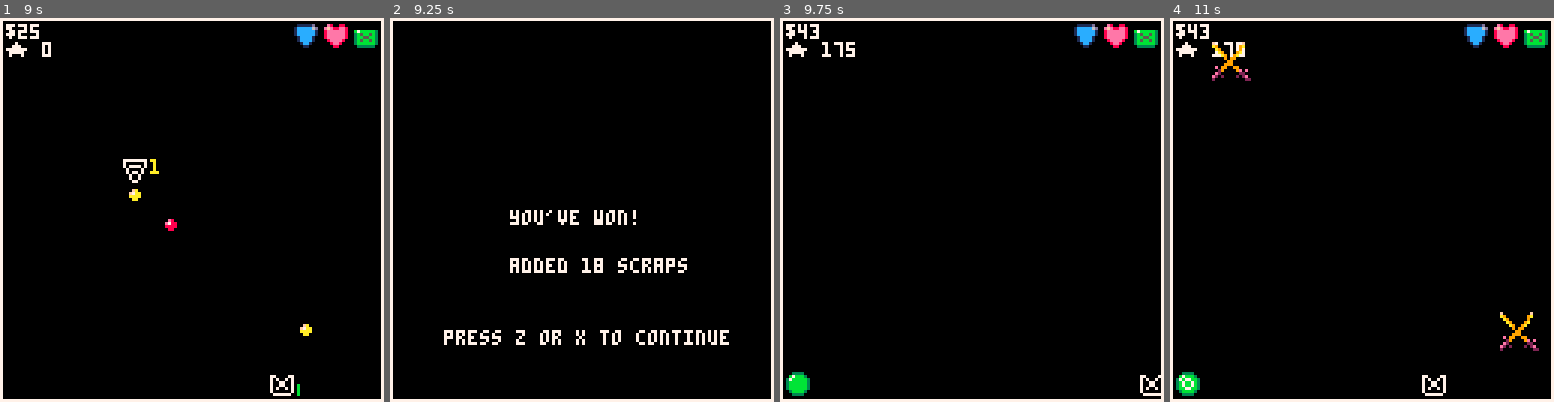
Above: before the commit, frames 1-4 (left to right).
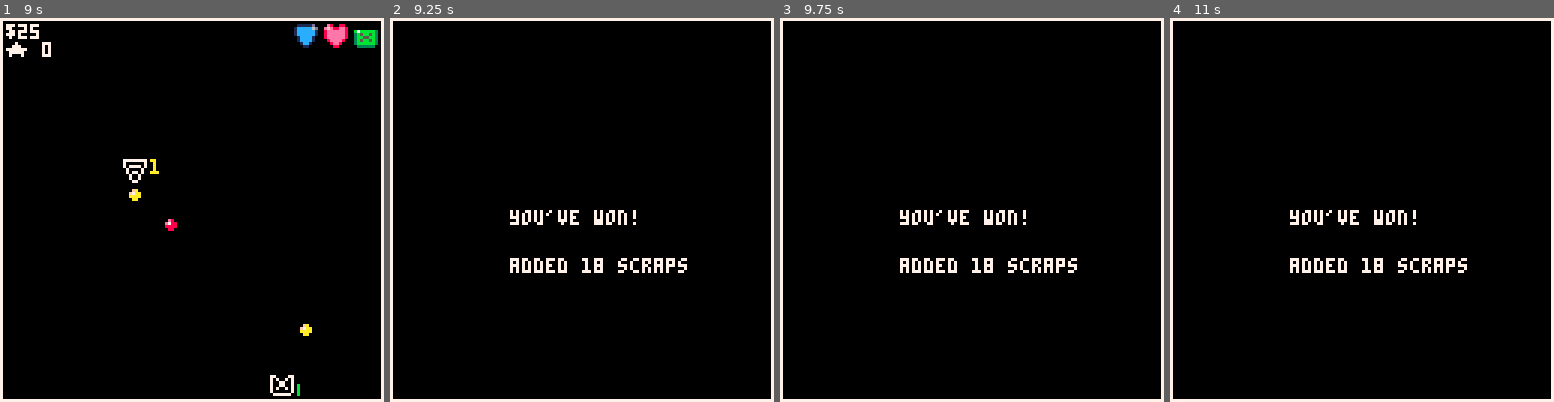
Above: after the commit, the same moments.

Repository: NinetiesPaul/Orion-s-Defender
Game: PICO-8 cartridge orionsdefender.p8
The game is run twice, just before and just after one commit, with the same random seed, the same clock (stepped at 60 frames per second) and the same inputs.
Inputs:
- Up to frame 1 (9 s): tap X (X key) at 0.33, 1.07, 1.85, 2.97, 4.08, 5.2, 6.32, 7.43, 8.55 s; tap O (Z key) at 0.7, 1.7, 2.1, 2.5, 2.9, 3.3, 3.7, 4.1, 4.5, 4.9, 5.3, 5.7, 6.1, 6.5, 6.9, 7.3, 7.7, 8.1, 8.5, 8.9 s; hold Right 1.6-2.1 s; hold Up 2.15-2.42 s; hold Right 2.47-3.03 s; hold Left 3.08-3.58 s; hold Down 3.63-3.97 s; hold Right 4.02-4.68 s; hold Up 4.73-5.03 s; hold Left 5.08-5.68 s; hold Down 5.73-6.03 s; hold Right 6.08-6.58 s; hold Right 6.63-7.13 s; hold Up 7.18-7.45 s; hold Right 7.5-8.07 s; hold Left 8.12-8.62 s; hold Down from 8.67 s (still down)
- Up to frame 2 (9.25 s): release Down at 9 s; hold Right from 9.05 s (still down)
- Up to frame 3 (9.75 s): tap O (Z key) at 9.3, 9.7 s; tap X (X key) at 9.67 s; release Right at 9.72 s
- Up to frame 4 (11 s): hold Up 9.77-10.07 s; tap O (Z key) at 10.1, 10.5, 10.9 s; hold Left 10.12-10.72 s; hold Down from 10.77 s (still down); tap X (X key) at 10.78 s

Frame 1 is identical in both runs. In frame 2, 1.1% of the frame differs, in the area x 14-89%, y 81-86%; in frame 3, 3.1%; in frame 4, 3.7%, in the area x 1-99%, y 1-99%.

Commit message:
more music changes; space removal

Diff:
--- a/orionsdefender.p8
+++ b/orionsdefender.p8
@@ -223,6 +225,10 @@
 		{21,21},
 		{94,11},
 	}
+	battle_started = false
+
+	-- music variables
+	can_leave_screen = false
 	music_view_1_playing = false
 	music_batttle_player = false
 	music_battle_end_playing = false
@@ -258,7 +264,7 @@
 
 		print("you've won!", 40,64)
 		print("added "..r_scraps.." scraps", 40,80)
-		print("press z or x to continue", 18, 104)
+		if (stat(54) == 0) print("press z or x to continue", 18, 104)
 	end
 
 	if current_view == 4 then -- store
@@ -343,7 +349,7 @@
 	end
 
 	if current_view == 2 then
-		if (count(enemies) == 0)	start_battle()
+		if (battle_started == false)	start_battle()
 		if count(warnings) == 0 then
 			fire()
 			foreach(enemies, move_enemy)
@@ -516,6 +522,7 @@
 
 	ship_x = 64
 	encounters = {}
+	battle_started = true
 end
 
 function animate_explosion(exp)
@@ -600,9 +607,11 @@
 		bullet_cooldown = 0
 		battle_rewards = 0
 	else
-		if btnp(4) or btnp(5) then
-			current_view = views[1]
-			rewards_given = false
+		if stat(54) == 0 then
+			if btnp(4) or btnp(5) then
+				current_view = views[1]
+				rewards_given = false
+			end
 		end
 	end
 end
@@ -620,6 +629,7 @@
 	missile_mode = false
 	warned = true
 	current_enemy_locked_on = null
+	battle_started = false
 end
 
 function draw_ui()
Not shown, changed: the music (__music__) section of orionsdefender.p8
Not shown, changed: the sound effects (__sfx__) section of orionsdefender.p8
